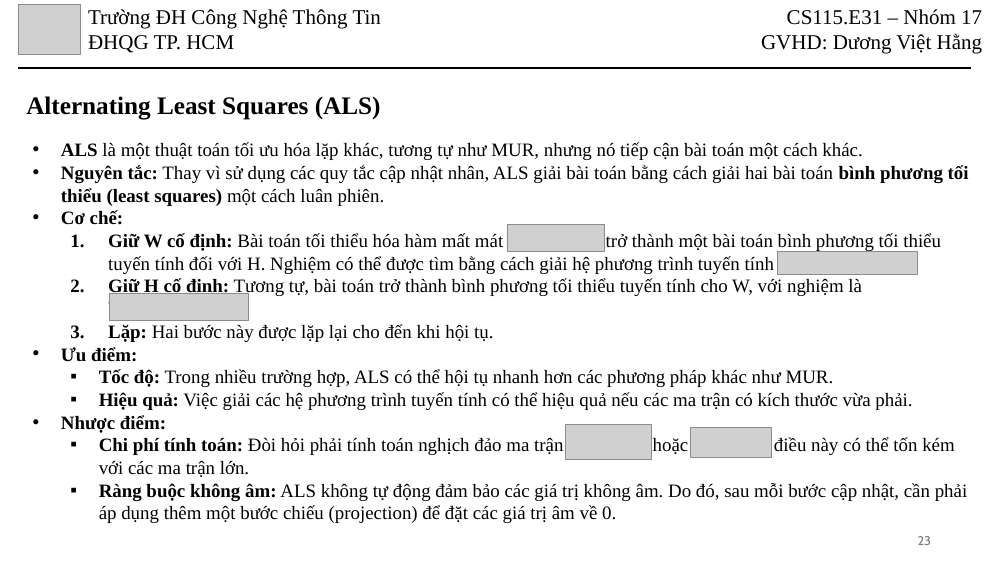
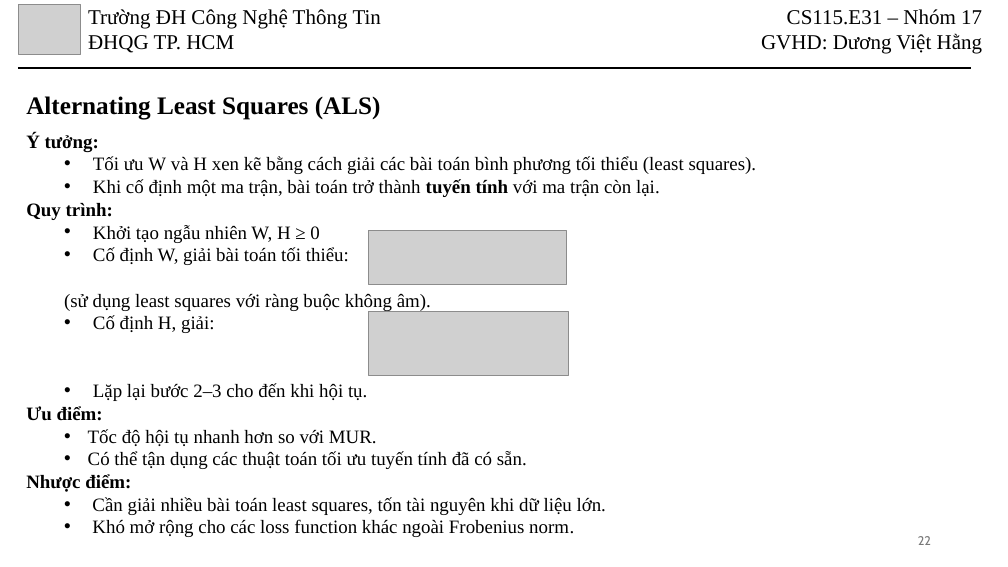
Before and after one commit to HoanHang/AI-UIT, a slide deck: slide 22 of Toan_KHMT/BaoCao/CS115-Nhom17-NMF.pptx (slide 23 before the commit). Drawn at 1008x567 pixels with LibreOffice and Linux fonts; fonts in the diff are those of the drawing; grey boxes stand for pictures. Boxes give left, top, right and bottom in pixels: in the first picture for what was removed or moved away, otherwise in the second. Text is boxed around its words. In the diff, an @@ line names an element or a change of style, - is before the commit and + after.

Commit message:
update slide

```diff
--- a/Toan_KHMT/BaoCao/CS115-Nhom17-NMF.pptx
+++ b/Toan_KHMT/BaoCao/CS115-Nhom17-NMF.pptx
@@ text "Ý tưởng:": place and size @@
-text "Ý tưởng:" at [61, 142, 969, 523]
+text "Ý tưởng:" at [26, 133, 757, 537]
@@ text at [26, 133, 757, 401]: text changed @@
-• ALS là một thuật toán tối ưu hóa lặp khác, tương tự như MUR, nhưng nó tiếp cận bài toán một cách khác.
-• Nguyên tắc: Thay vì sử dụng các quy tắc cập nhật nhân, ALS giải bài toán bằng cách giải hai bài toán bình phương tối thiểu (least squares) một cách luân phiên.
-• Cơ chế:
-  1. Giữ W cố định: Bài toán tối thiểu hóa hàm mất mát ∥V−WH∥F2 trở thành một bài toán bình phương tối thiểu tuyến tính đối với H. Nghiệm có thể được tìm bằng cách giải hệ phương trình tuyến tính (WTW)H=W.
-  2. Giữ H cố định: Tương tự, bài toán trở thành bình phương tối thiểu tuyến tính cho W, với nghiệm là W(HHT)=VHT.
-  3. Lặp: Hai bước này được lặp lại cho đến khi hội tụ.
+Ý tưởng:
+  • Tối ưu W và H xen kẽ bằng cách giải các bài toán bình phương tối thiểu (least squares).
+  • Khi cố định một ma trận, bài toán trở thành tuyến tính với ma trận còn lại.
+Quy trình:
+  • Khởi tạo ngẫu nhiên W, H ≥ 0
+  • Cố định W, giải bài toán tối thiểu:
+  (sử dụng least squares với ràng buộc không âm).
+  • Cố định H, giải:
+  • Lặp lại bước 2–3 cho đến khi hội tụ.
@@ picture added at [369, 231, 567, 284] @@
@@ picture removed at [507, 225, 605, 251] @@
@@ picture removed at [777, 252, 917, 274] @@
@@ picture removed at [109, 293, 249, 321] @@
@@ picture added at [369, 312, 569, 375] @@
@@ text at [26, 406, 131, 492]: bullet • to none @@
@@ text at [88, 429, 527, 469]: text changed @@
-  ▪ Tốc độ: Trong nhiều trường hợp, ALS có thể hội tụ nhanh hơn các phương pháp khác như MUR.
-  ▪ Hiệu quả: Việc giải các hệ phương trình tuyến tính có thể hiệu quả nếu các ma trận có kích thước vừa phải.
+  • Tốc độ hội tụ nhanh hơn so với MUR.
+  • Có thể tận dụng các thuật toán tối ưu tuyến tính đã có sẵn.
@@ picture removed at [566, 424, 652, 459] @@
@@ picture removed at [690, 428, 771, 457] @@
@@ text at [92, 497, 606, 537]: text changed @@
-  ▪ Chi phí tính toán: Đòi hỏi phải tính toán nghịch đảo ma trận (WTW)−1 hoặc (HHT)−1, điều này có thể tốn kém với các ma trận lớn.
-  ▪ Ràng buộc không âm: ALS không tự động đảm bảo các giá trị không âm. Do đó, sau mỗi bước cập nhật, cần phải áp dụng thêm một bước chiếu (projection) để đặt các giá trị âm về 0.
+  • Cần giải nhiều bài toán least squares, tốn tài nguyên khi dữ liệu lớn.
+  • Khó mở rộng cho các loss function khác ngoài Frobenius norm.
@@ page number at [918, 536, 931, 545]: text changed @@
-23
+22
```
Also in this commit, not shown: 22 other slides changed, 2 slides removed.
